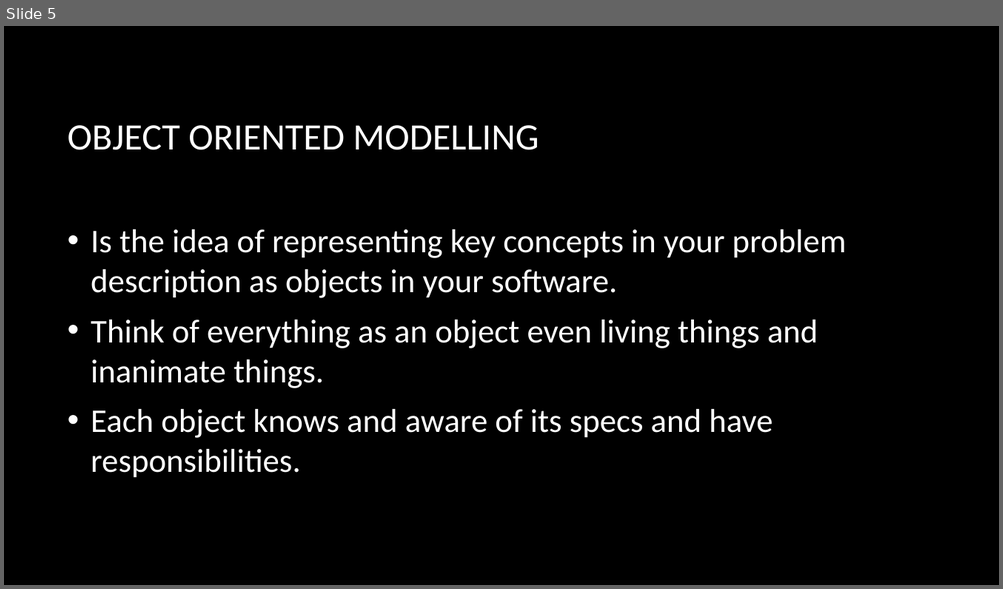
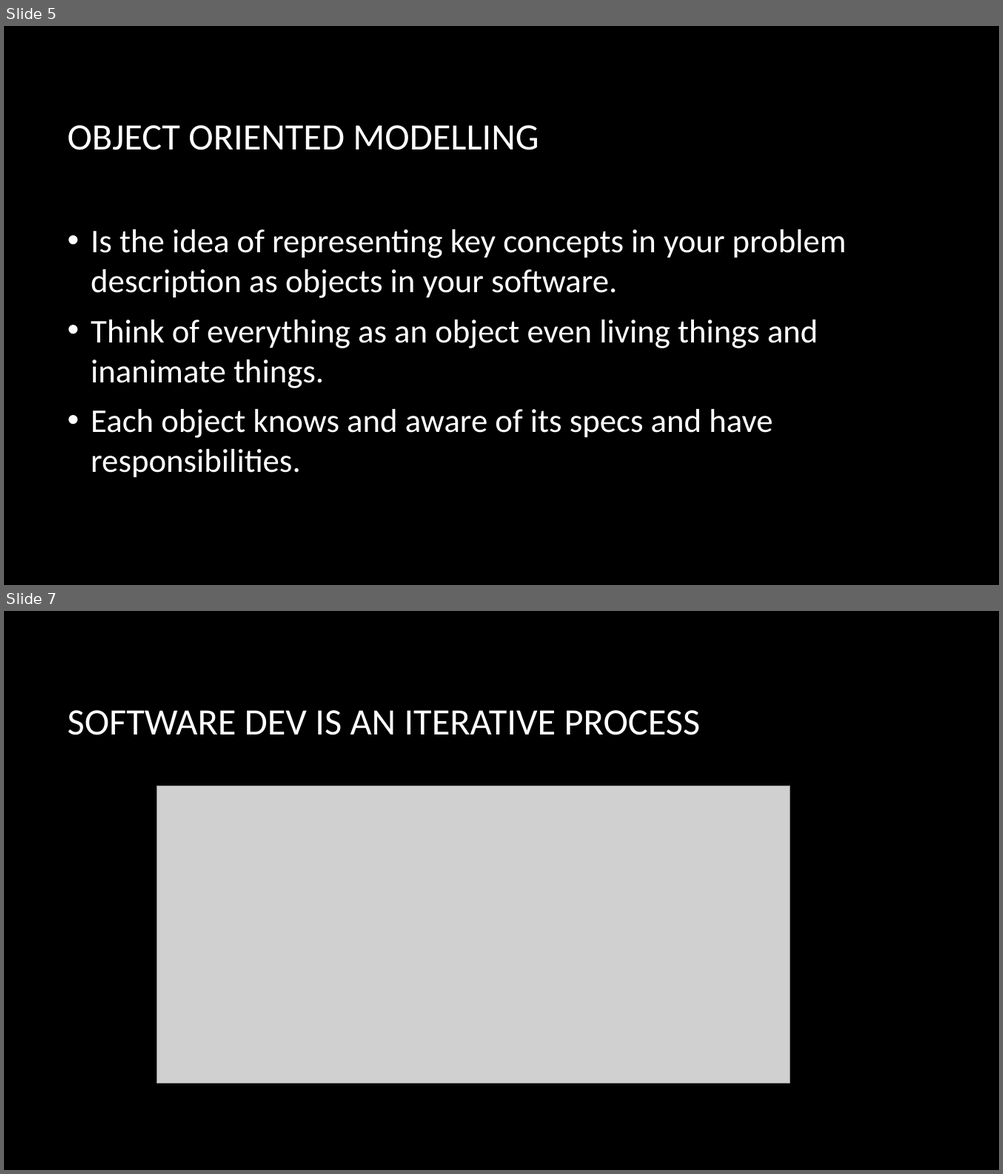
Before and after one commit to ahmedmagdy492/My-Hacking-Tutorails, a slide deck: Study/Object Oriented Design/Week 1 Objectives.pptx. Shown one above the other, each under a label of ours: slide 5 before the commit, slides 5 and 7 after it; the slides between them are not shown. The pictures are 1003x589 and 1003x1174 pixels, drawn with LibreOffice and Linux fonts; fonts in the diff are those of the drawing; grey boxes stand for pictures; background and template pictures are left out. Boxes give left, top, right and bottom in pixels: in the first picture for what was removed or moved away, otherwise in the second. Text is boxed around its words. In the diff, an @@ line names an element or a change of style, - is before the commit and + after.

```diff
--- a/Study/Object Oriented Design/Week 1 Objectives.pptx
+++ b/Study/Object Oriented Design/Week 1 Objectives.pptx
@@ slide 7 added at [4, 611, 999, 1170], background picture (left out) @@
@@ title added at [68, 710, 700, 735], 36 pt, text #FFFFFF @@
+SOFTWARE DEV IS AN ITERATIVE PROCESS
@@ picture added at [157, 786, 791, 1083] @@
```
Also in this commit, not shown: 8 other slides added, 11 other files.
